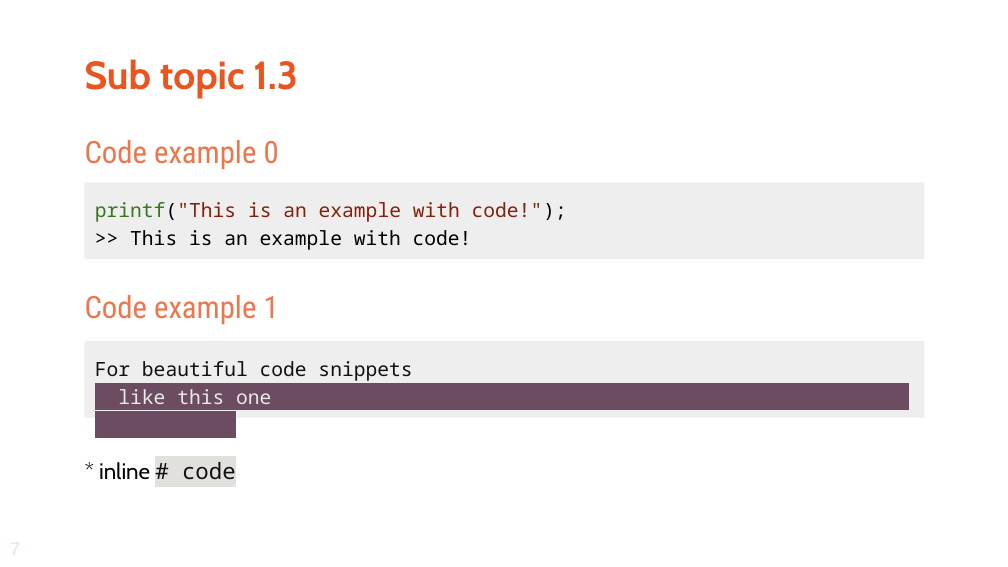
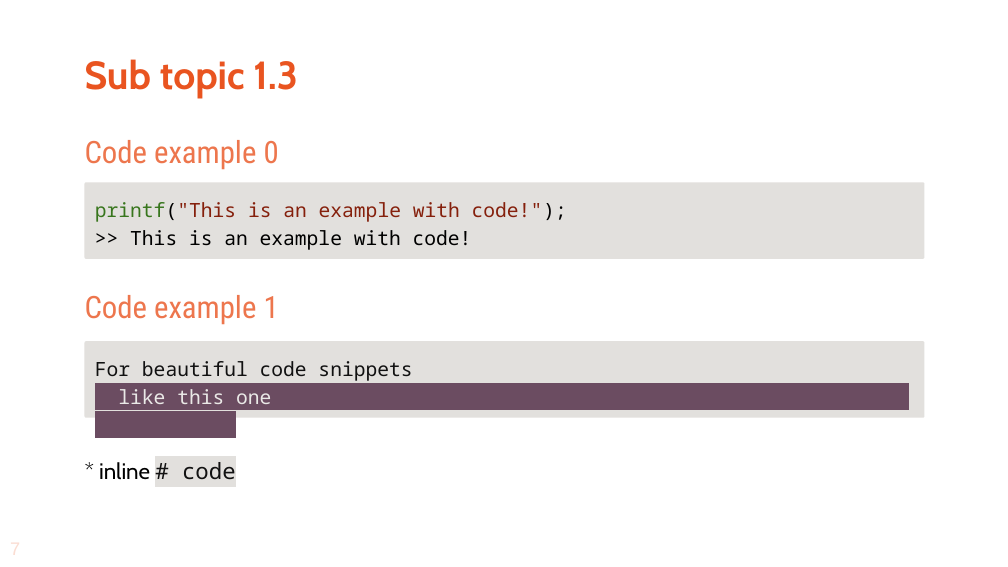
Before and after one commit to tcarreira/ubucon-europe-2019, a slide deck: slide 7 of presentation-templates/libreoffice.openoffice/ubucon.europe.2019.odp. Drawn at 1008x567 pixels with LibreOffice and Linux fonts; fonts in the diff are those of the drawing; background and template pictures are left out. Boxes give left, top, right and bottom in pixels: in the first picture for what was removed or moved away, otherwise in the second. Text is boxed around its words. In the diff, an @@ line names an element or a change of style, - is before the commit and + after.

Commit message:
fix color on odp template

```diff
--- a/presentation-templates/libreoffice.openoffice/ubucon.europe.2019.odp
+++ b/presentation-templates/libreoffice.openoffice/ubucon.europe.2019.odp
@@ rounded rectangle "printf("This is an example with ..." at (x1=85, y1=182, x2=924, y2=259): fill #EEEEEE to #E2E0DD @@
@@ rounded rectangle "For beautiful code snippets" at (x1=85, y1=341, x2=924, y2=417): fill #EEEEEE to #E2E0DD @@
```
